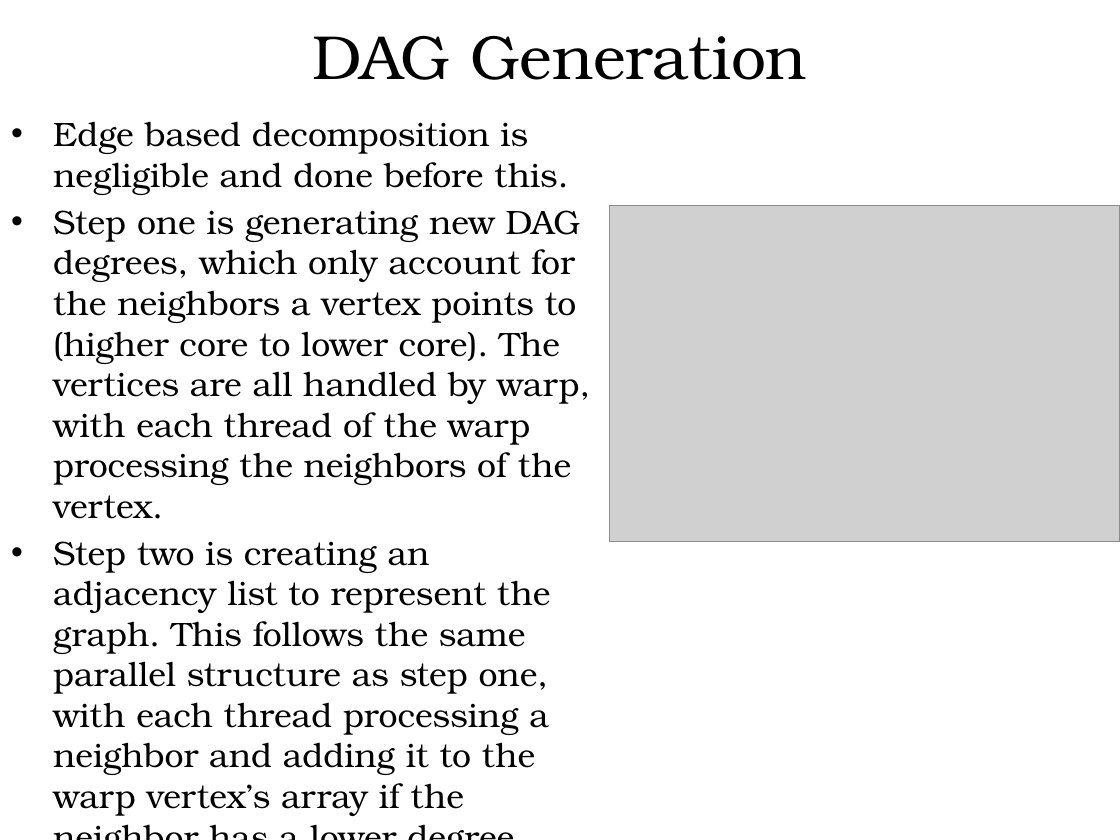
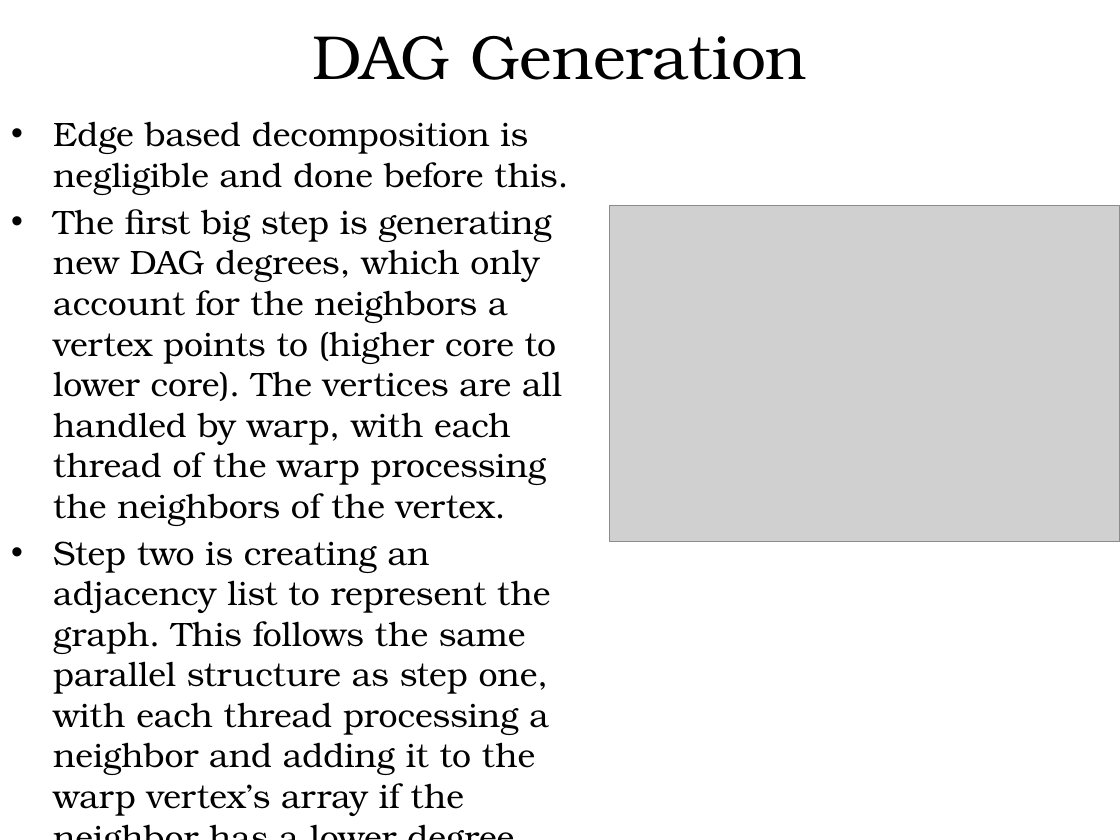
Before and after one commit to hgareau/DensestSubgraphDiscovery, a slide deck: slide 36 of Thesis Defense Presentation.pptx. Drawn at 1120x840 pixels with LibreOffice and Linux fonts; fonts in the diff are those of the drawing; grey boxes stand for pictures; background and template pictures are left out. Boxes give left, top, right and bottom in pixels: in the first picture for what was removed or moved away, otherwise in the second. Text is boxed around its words. In the diff, an @@ line names an element or a change of style, - is before the commit and + after.

```diff
--- a/Thesis Defense Presentation.pptx
+++ b/Thesis Defense Presentation.pptx
@@ text at (53,209,562,526): text changed @@
-• Step one is generating new DAG degrees, which only account for the neighbors a vertex points to (higher core to lower core). The vertices are all handled by warp, with each thread of the warp processing the neighbors of the vertex.
+• The first big step is generating new DAG degrees, which only account for the neighbors a vertex points to (higher core to lower core). The vertices are all handled by warp, with each thread of the warp processing the neighbors of the vertex.
```
Also in this commit, not shown: 9 other slides changed, 1 slide added, 1 slide removed.
